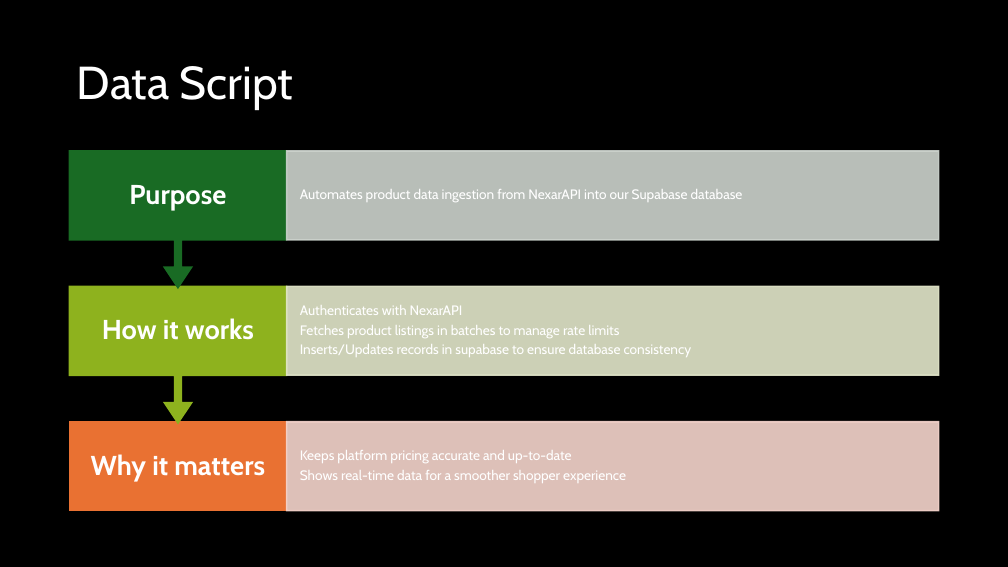
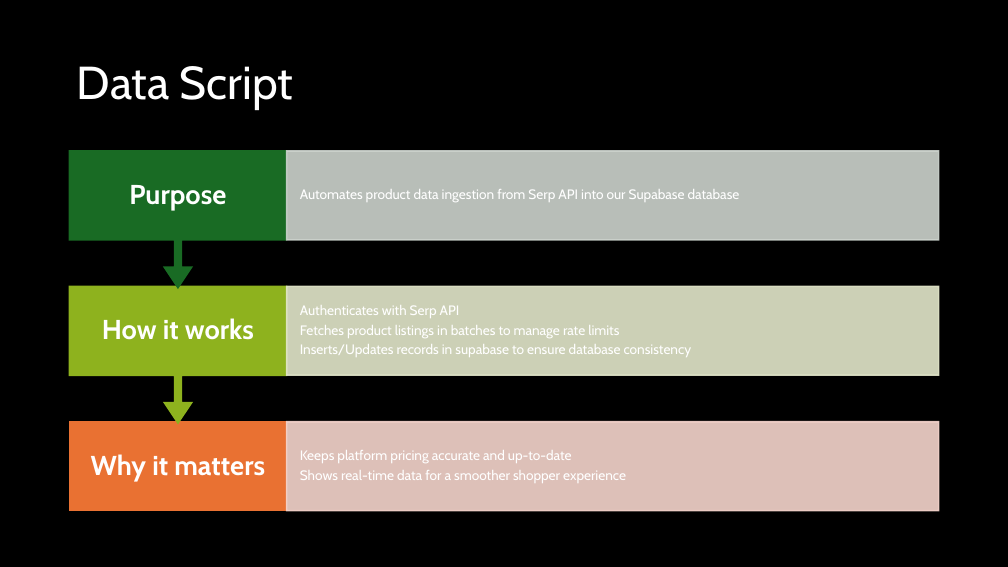
Before and after one commit to Jormungandr72/Cross-Website-Price-Checker, a slide deck: slide 4 of docs/phase_four_docs/Phase_Four_Presentation.pptx. Drawn at 1008x567 pixels with LibreOffice and Linux fonts; fonts in the diff are those of the drawing; background and template pictures are left out. Boxes give left, top, right and bottom in pixels: in the first picture for what was removed or moved away, otherwise in the second. Text is boxed around its words. In the diff, an @@ line names an element or a change of style, - is before the commit and + after.

Commit message:
final slides

```diff
--- a/docs/phase_four_docs/Phase_Four_Presentation.pptx
+++ b/docs/phase_four_docs/Phase_Four_Presentation.pptx
@@ text at (300,189,740,202): text changed @@
-Automates product data ingestion from NexarAPI into our Supabase database
+Automates product data ingestion from Serp API into our Supabase database
@@ text at (300,305,460,318): text changed @@
-Authenticates with NexarAPI
+Authenticates with Serp API
```
Also in this commit, not shown: 1 slide added, 1 slide removed, 22 other files.
